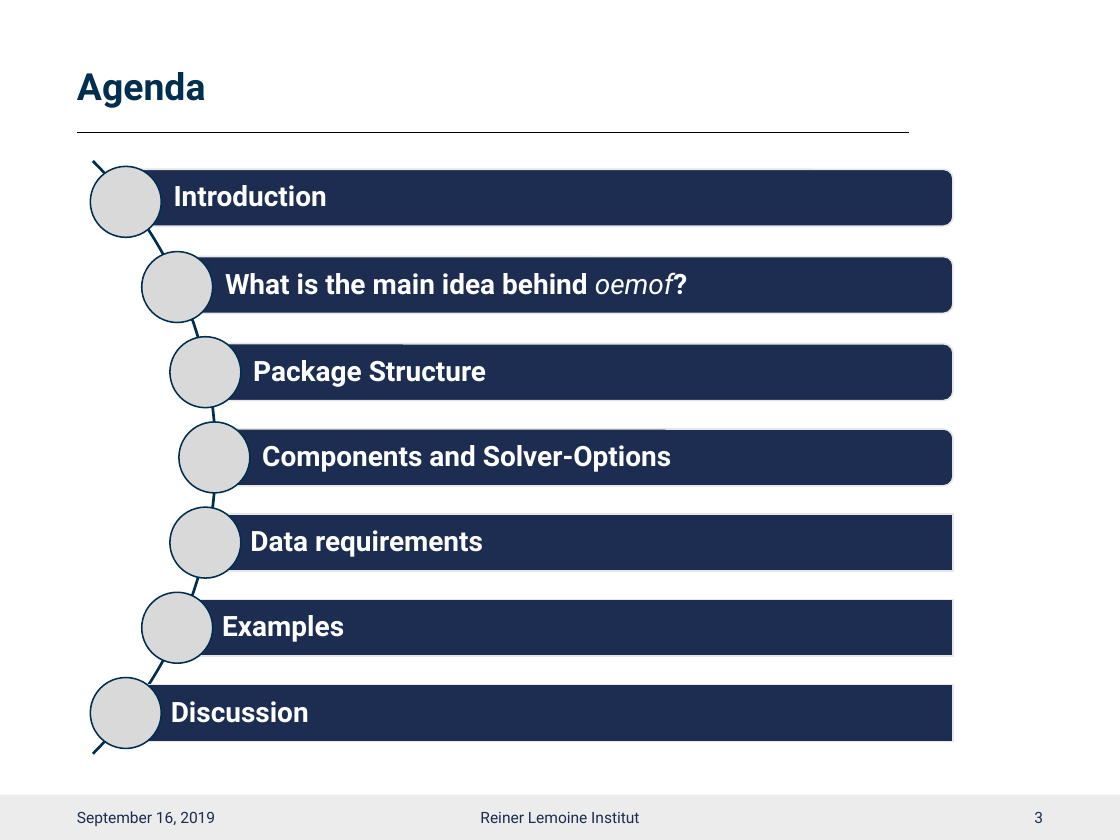
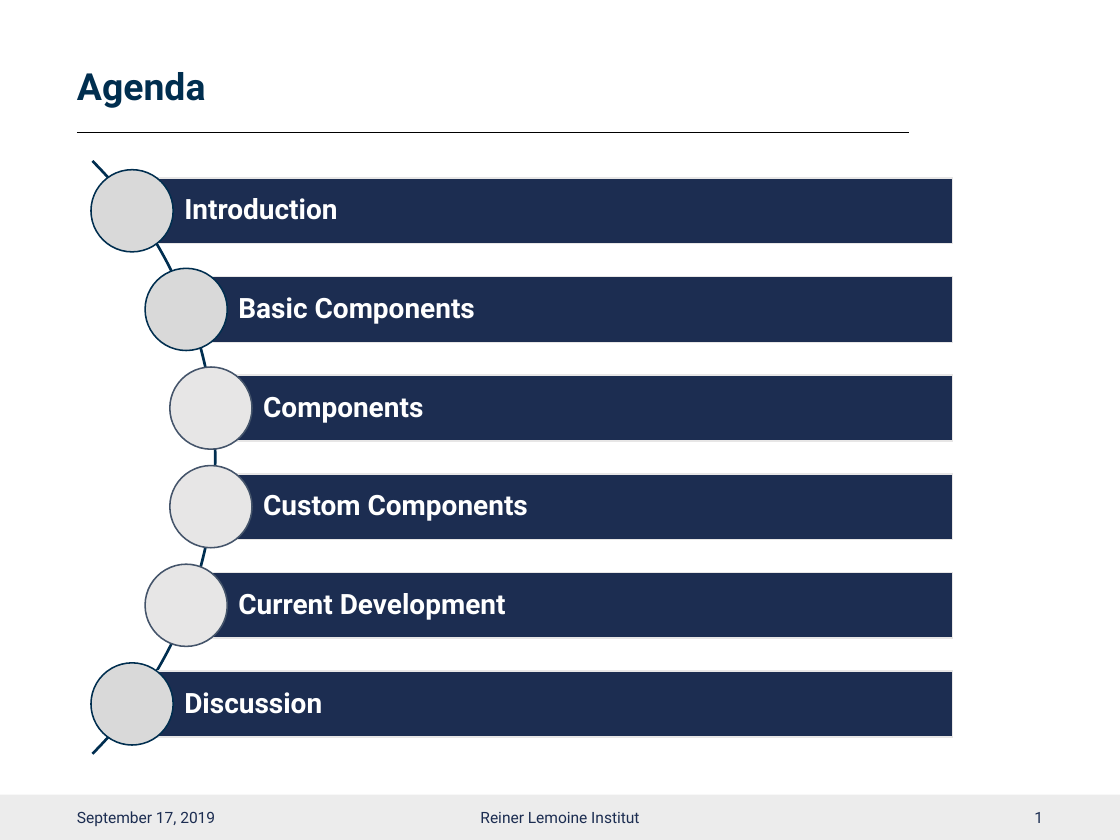
Before and after one commit to smartie2076/oemof_workshop, a slide deck: slide 2 of Oemof_Workshop_05_Components.pptx (slide 4 before the commit). Drawn at 1120x840 pixels with LibreOffice and Linux fonts; fonts in the diff are those of the drawing; background and template pictures are left out. Boxes give left, top, right and bottom in pixels: in the first picture for what was removed or moved away, otherwise in the second. Text is boxed around its words. In the diff, an @@ line names an element or a change of style, - is before the commit and + after.

```diff
--- a/Oemof_Workshop_05_Components.pptx
+++ b/Oemof_Workshop_05_Components.pptx
@@ ellipse: place and size @@
-ellipse at [91,167,161,237]
+ellipse at [91,170,172,252]
@@ text "Introduction": place and size @@
-text "Introduction" at [174,185,327,207]
+text "Introduction" at [184,198,337,220]
@@ rectangle: place and size @@
-rectangle at [125,169,953,226]
+rectangle at [132,178,953,244]
@@ rectangle at [132,178,953,244]: rounded rectangle to rectangle @@
@@ ellipse: place and size @@
-ellipse at [142,252,213,323]
+ellipse at [146,269,227,351]
@@ rectangle at [186,277,952,343]: rounded rectangle to rectangle @@
@@ rectangle: place and size @@
-rectangle at [177,256,953,314]
+rectangle at [186,277,952,343]
@@ ellipse: place and size @@
-ellipse at [170,337,241,408]
+ellipse at [170,367,252,449]
@@ text at [263,397,423,423]: text changed @@
-Components and Solver-Options
+Components
@@ fill #D9D9D9 to #E7E6E6; outline #002E4F 1 pt to #44546A 1 pt in 3 elements at [146,564,227,646], [170,367,252,449], [170,466,252,548] @@
@@ ellipse: place and size @@
-ellipse at [170,507,241,578]
+ellipse at [170,466,252,548]
@@ rectangle: place and size @@
-rectangle at [205,514,953,571]
+rectangle at [211,474,952,540]
@@ ellipse: place and size @@
-ellipse at [142,592,213,663]
+ellipse at [146,564,227,646]
@@ rectangle: place and size @@
-rectangle at [177,599,953,656]
+rectangle at [186,572,952,638]
@@ group added at [211,297,952,620]: 3 texts, 1 rectangle @@
+Basic Components
+Custom Components
+Current Development
@@ group removed at [179,272,953,642]: 4 texts, 2 rounded rectangles, 1 ellipse @@
-What is the main idea behind oemof?
-Package Structure
-Data requirements
-Examples
@@ ellipse: place and size @@
-ellipse at [91,678,161,748]
+ellipse at [91,663,172,745]
@@ text "Discussion": place and size @@
-text "Discussion" at [171,701,309,723]
+text "Discussion" at [184,692,322,714]
@@ rectangle: place and size @@
-rectangle at [125,684,953,741]
+rectangle at [132,671,953,737]
@@ text at [77,811,215,826]: text changed @@
-September 16, 2019
+September 17, 2019
@@ page number at [1034,812,1043,823]: text changed @@
-3
+1
```
Also in this commit, not shown: 2 other slides changed, 19 slides added, 3 slides removed, 5 other files.
